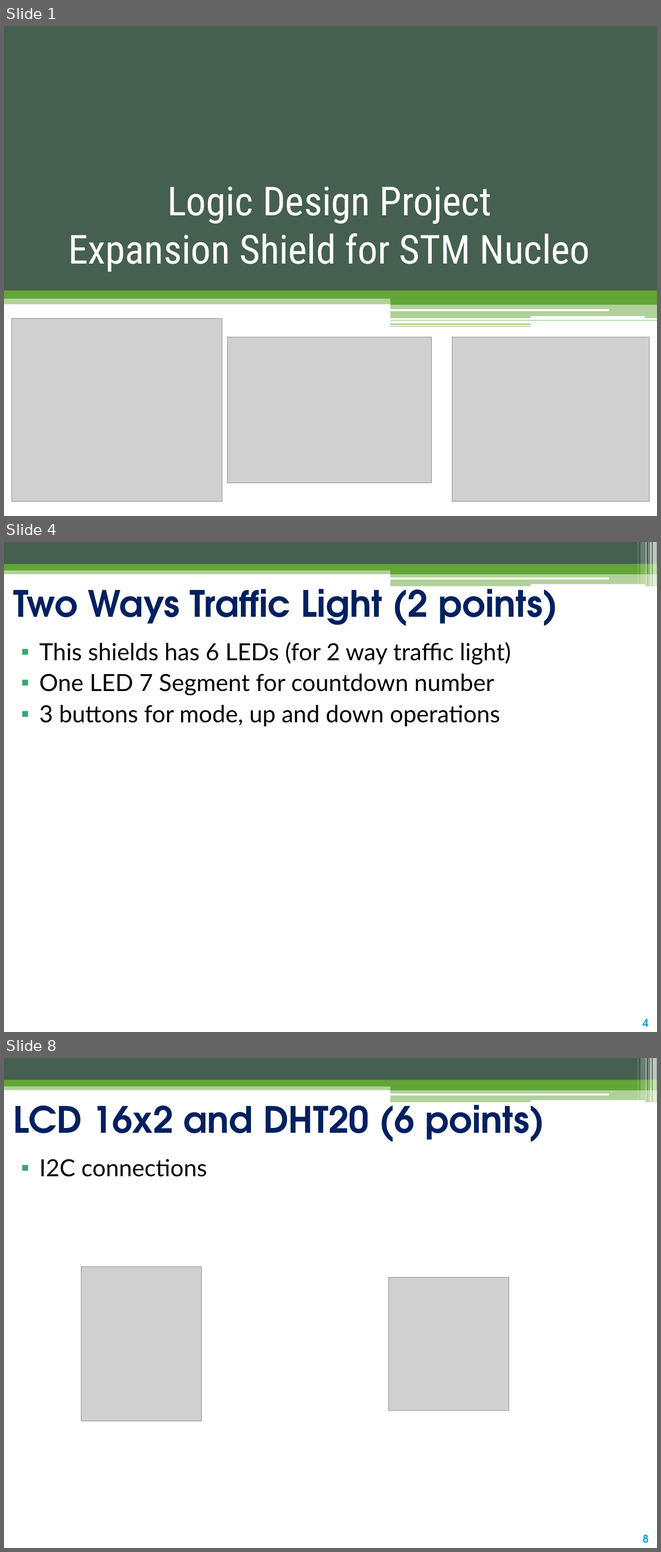
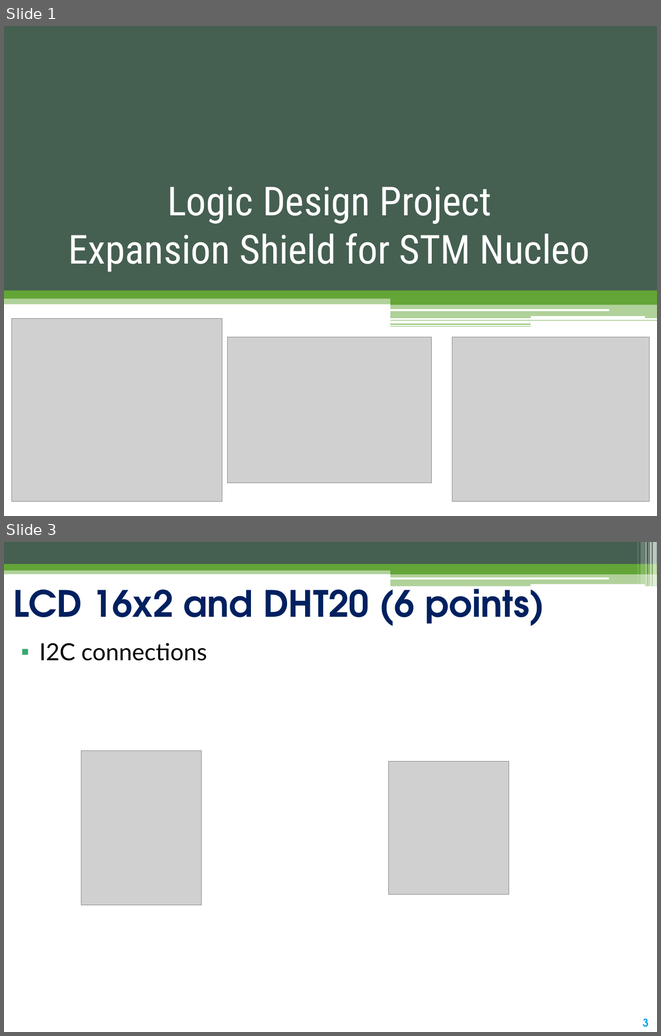
Before and after one commit to cmq2002/Expansion_shield_STMNucleo, a slide deck: LogicDesignProject.pptx. Shown one above the other, each under a label of ours: slides 1, 4 and 8 before the commit, slides 1 and 3 after it; the slides between them are not shown. The pictures are 661x1552 and 661x1036 pixels, drawn with LibreOffice and Linux fonts; fonts in the diff are those of the drawing; grey boxes stand for pictures. Boxes give left, top, right and bottom in pixels: in the first picture for what was removed or moved away, otherwise in the second. Text is boxed around its words. In the diff, an @@ line names an element or a change of style, - is before the commit and + after.

```diff
--- a/LogicDesignProject.pptx
+++ b/LogicDesignProject.pptx
@@ slide 4 removed at <box>4,542,657,1032</box>, background #FFFFFF; not listed: 14 template elements that a slide beside it also shows @@
@@ title removed at <box>13,580,558,626</box> @@
-Two Ways Traffic Light (2 points)
@@ text removed at <box>40,642,511,726</box> @@
-▪ This shields has 6 LEDs (for 2 way traffic light)
-▪ One LED 7 Segment for countdown number
-▪ 3 buttons for mode, up and down operations
@@ what was slide 8 is now slide 3 @@
@@ page number at <box>643,1018,648,1027</box>: text changed @@
-8
+3
```
Also in this commit, not shown: 1 slide changed, 4 slides added, 4 other slides removed, 7 other files.
